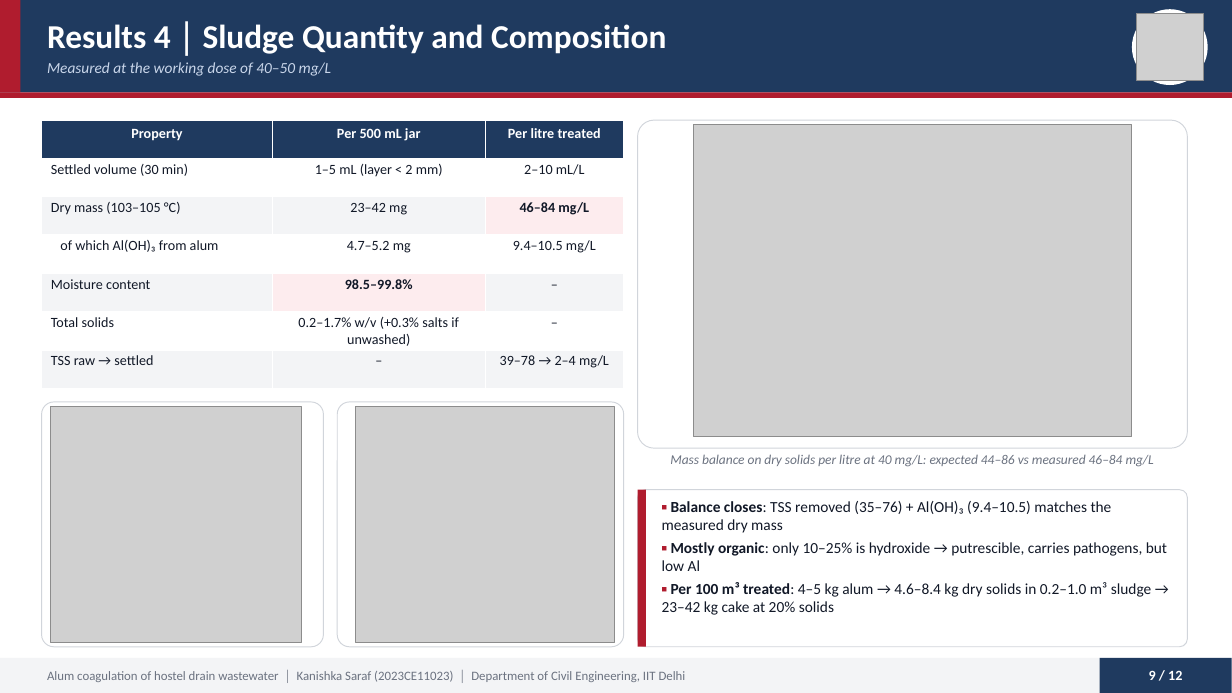
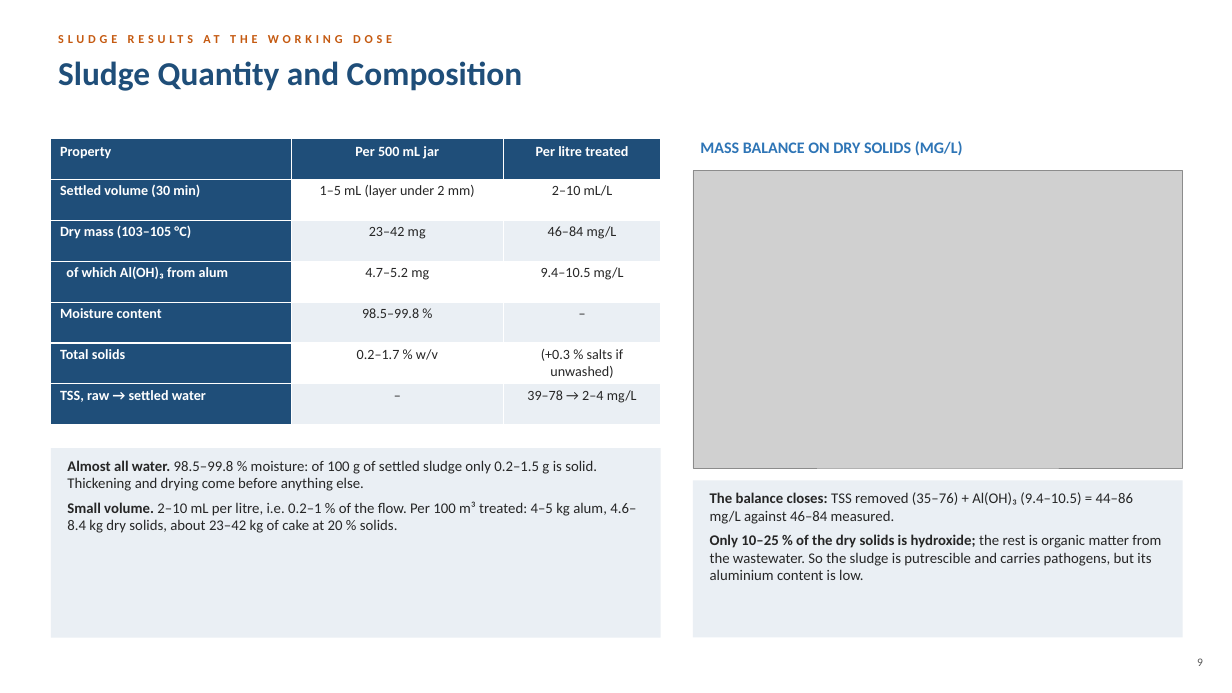
Before and after one commit to vinilverma27-hub/Clinch.ai, a slide deck: slide 9 of docs/btp-report/BTP_Final_Presentation_Kanishka_Saraf_2023CE11023.pptx. Drawn at 1232x693 pixels with LibreOffice and Linux fonts; fonts in the diff are those of the drawing; grey boxes stand for pictures. Boxes give left, top, right and bottom in pixels: in the first picture for what was removed or moved away, otherwise in the second. Text is boxed around its words. In the diff, an @@ line names an element or a change of style, - is before the commit and + after.

```diff
--- a/docs/btp-report/BTP_Final_Presentation_Kanishka_Saraf_2023CE11023.pptx
+++ b/docs/btp-report/BTP_Final_Presentation_Kanishka_Saraf_2023CE11023.pptx
@@ rectangle removed at [0, 0, 1232, 92] @@
@@ rectangle removed at [0, 0, 20, 92] @@
@@ ellipse removed at [1132, 9, 1208, 85] @@
@@ picture removed at [1137, 14, 1203, 80] @@
@@ text "Sludge Quantity and Composition" at [58, 61, 522, 91]: vertical alignment middle to top @@
@@ text at [203, 35, 219, 43]: text changed; size 12 to 9.5 pt; text colour #C9D6EA to #C55A11; bold on; italic off @@
-Measured at the working dose of 40–50 mg/L
+SLUDGE RESULTS AT THE WORKING DOSE
@@ text at [58, 61, 522, 91]: text changed; text colour #FFFFFF to #1F4E79 @@
-Results 4 │ Sludge Quantity and Composition
+Sludge Quantity and Composition
@@ rectangle removed at [0, 92, 1232, 98] @@
@@ table at [51, 139, 661, 425] @@
-row 2, column 2: 1–5 mL (layer < 2 mm)
+row 2, column 2: 1–5 mL (layer under 2 mm)
-row 5, column 2: 98.5–99.8%
+row 5, column 2: 98.5–99.8 %
-row 6, column 2: 0.2–1.7% w/v (+0.3% salts if unwashed)
+row 6, column 2: 0.2–1.7 % w/v
-row 6, column 3: –
+row 6, column 3: (+0.3 % salts if unwashed)
-row 7, column 1: TSS raw → settled
+row 7, column 1: TSS, raw → settled water
@@ fill #1F3A5F to #1F4E79 in row 1 @@
@@ fill #FFFFFF to #1F4E79 in 3 cells @@
@@ fill #F3F4F6 to #1F4E79 in 3 cells @@
@@ fill #F3F4F6 to #EAEFF4 in 4 cells @@
@@ fill #FDECEE to #EAEFF4 in 2 cells @@
@@ text colour #111827 to #FFFFFF, bold on in "Settled volume (30 min)", "Dry mass (103–105 °C)", "of which Al(OH)₃ from alum", "Moisture content" and 1 more places @@
@@ text colour #111827 to #262626 in "2–10 mL/L", "23–42 mg", "46–84 mg/L", "4.7–5.2 mg" and 4 more places @@
@@ bold off in "46–84 mg/L" @@
@@ alignment centre to left @@
@@ table: place and size @@
-table at [42, 120, 624, 388]
+table at [51, 139, 661, 425]
@@ rounded rectangle removed at [638, 120, 1188, 448] @@
@@ text added at [700, 141, 963, 155], 12.5 pt, text #2E75B6, bold @@
+MASS BALANCE ON DRY SOLIDS (MG/L)
@@ picture: place and size @@
-picture at [693, 125, 1132, 437]
+picture at [693, 171, 1183, 469]
@@ rounded rectangle removed at [42, 402, 323, 647] @@
@@ picture removed at [51, 407, 301, 642] @@
@@ rounded rectangle removed at [337, 402, 624, 647] @@
@@ picture removed at [356, 407, 615, 642] @@
@@ rectangle added at [51, 448, 661, 638], fill #EAEFF4 @@
@@ text added at [67, 460, 636, 533], 11.5 pt, text #262626 @@
+Almost all water. 98.5–99.8 % moisture: of 100 g of settled sludge only 0.2–1.5 g is solid. Thickening and drying come before anything else.
+Small volume. 2–10 mL per litre, i.e. 0.2–1 % of the flow. Per 100 m³ treated: 4–5 kg alum, 4.6–8.4 kg dry solids, about 23–42 kg of cake at 20 % solids.
@@ text removed at [670, 454, 1154, 467] @@
-Mass balance on dry solids per litre at 40 mg/L: expected 44–86 vs measured 46–84 mg/L
@@ rounded rectangle removed at [638, 490, 1188, 647] @@
@@ rectangle removed at [638, 490, 646, 647] @@
@@ rectangle: place and size @@
-rectangle at [0, 658, 1232, 693]
+rectangle at [693, 481, 1183, 638]
@@ rectangle at [693, 481, 1183, 638]: fill #F3F4F6 to #EAEFF4 @@
@@ text at [710, 492, 1161, 580]: text changed; size 12 to 11.5 pt; text colour #111827 to #262626 @@
-▪ Balance closes: TSS removed (35–76) + Al(OH)₃ (9.4–10.5) matches the measured dry mass
-▪ Mostly organic: only 10–25% is hydroxide → putrescible, carries pathogens, but low Al
-▪ Per 100 m³ treated: 4–5 kg alum → 4.6–8.4 kg dry solids in 0.2–1.0 m³ sludge → 23–42 kg cake at 20% solids
+The balance closes: TSS removed (35–76) + Al(OH)₃ (9.4–10.5) = 44–86 mg/L against 46–84 measured.
+Only 10–25 % of the dry solids is hydroxide; the rest is organic matter from the wastewater. So the sludge is putrescible and carries pathogens, but its aluminium content is low.
@@ rectangle removed at [1100, 658, 1232, 693] @@
@@ text "9" at [1197, 658, 1203, 666]: vertical alignment middle to top @@
@@ text at [1197, 658, 1203, 666]: text changed; size 11 to 9 pt; text colour #FFFFFF to #595959; bold off @@
-9 / 12
+9
@@ text removed at [47, 671, 686, 682] @@
-Alum coagulation of hostel drain wastewater │ Kanishka Saraf (2023CE11023) │ Department of Civil Engineering, IIT Delhi
```
Also in this commit, not shown: 10 other slides changed, 1 slide added, 1 slide removed, 2 other files.
